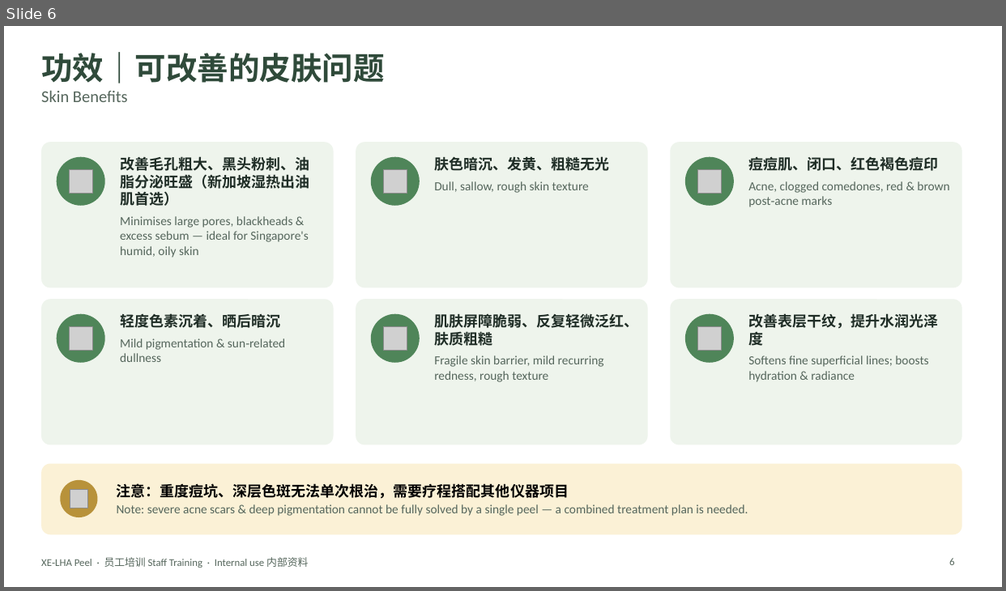
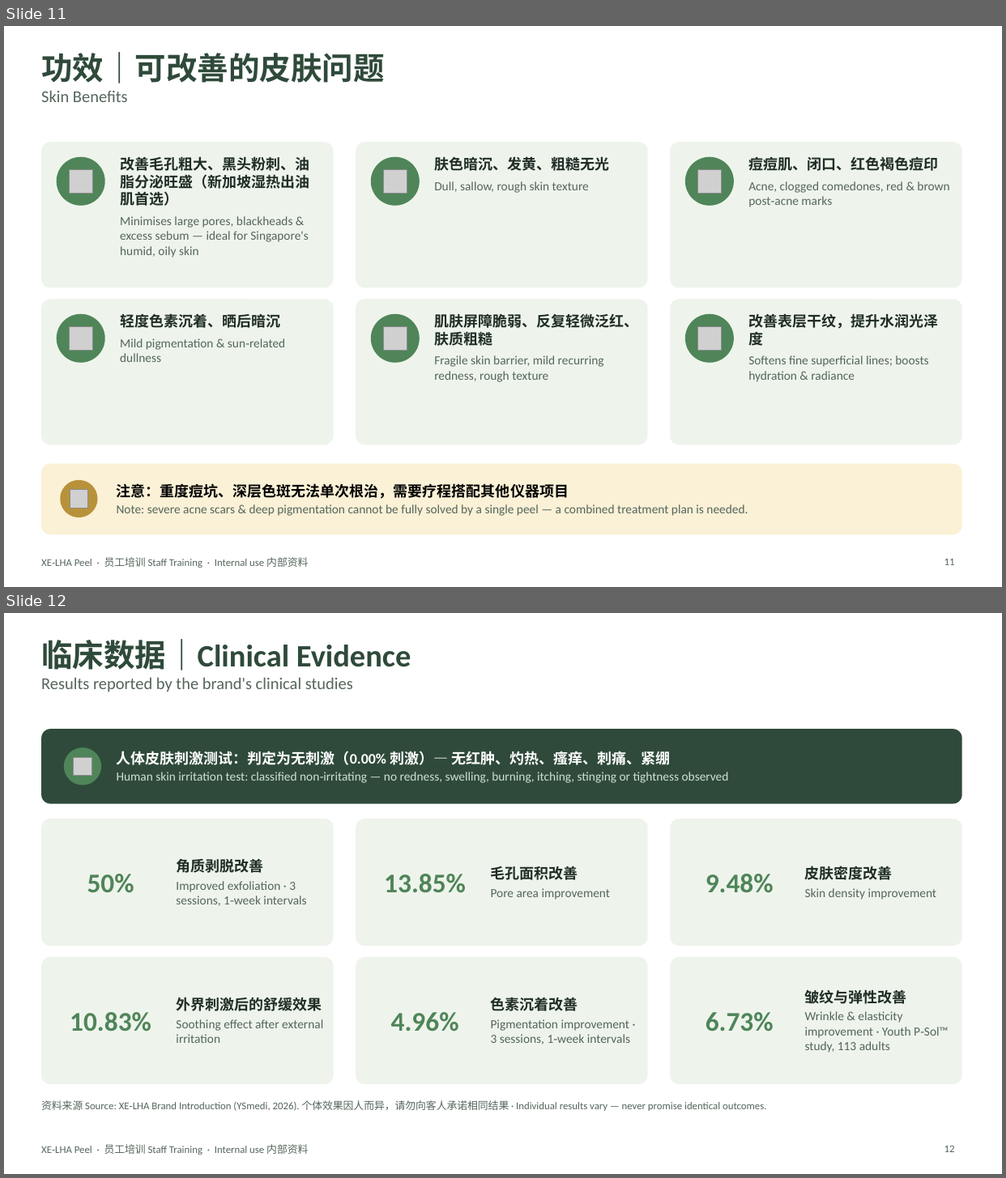
Before and after one commit to wanxinlee/cautious-computing-machine, a slide deck: XE-LHA-Peel-Staff-Training.pptx. Shown one above the other, each under a label of ours: slide 6 before the commit, slides 11 and 12 after it. The pictures are 1006x591 and 1006x1178 pixels, drawn with LibreOffice and Linux fonts; fonts in the diff are those of the drawing; grey boxes stand for pictures. Boxes give left, top, right and bottom in pixels: in the first picture for what was removed or moved away, otherwise in the second. Text is boxed around its words. In the diff, an @@ line names an element or a change of style, - is before the commit and + after.

```diff
--- a/XE-LHA-Peel-Staff-Training.pptx
+++ b/XE-LHA-Peel-Staff-Training.pptx
@@ slide 12 added at (x1=4, y1=613, x2=1002, y2=1174), background #FFFFFF; not listed: 1 template element that a slide beside it also shows @@
@@ title added at (x1=41, y1=639, x2=411, y2=692), 16 pt, text #55665C @@
+临床数据｜Clinical Evidence
+Results reported by the brand's clinical studies
@@ rounded rectangle added at (x1=41, y1=729, x2=962, y2=804), fill #2F4A3A @@
@@ ellipse added at (x1=64, y1=747, x2=101, y2=786), fill #4F8559 @@
@@ picture added at (x1=74, y1=757, x2=91, y2=776) @@
@@ text added at (x1=117, y1=751, x2=729, y2=783), 12 pt, text #CFE0D2 @@
+人体皮肤刺激测试：判定为无刺激（0.00% 刺激）— 无红肿、灼热、瘙痒、刺痛、紧绷
+Human skin irritation test: classified non‑irritating — no redness, swelling, burning, itching, stinging or tightness observed
@@ rounded rectangle added at (x1=41, y1=819, x2=334, y2=946), fill #EEF4EC @@
@@ rounded rectangle added at (x1=356, y1=819, x2=648, y2=946), fill #EEF4EC @@
@@ rounded rectangle added at (x1=671, y1=819, x2=962, y2=946), fill #EEF4EC @@
@@ text added at (x1=87, y1=874, x2=134, y2=893), 26 pt, text #4F8559, bold @@
+50%
@@ text added at (x1=176, y1=859, x2=306, y2=906), 12 pt, text #55665C @@
+角质剥脱改善
+Improved exfoliation · 3 sessions, 1‑week intervals
@@ text added at (x1=384, y1=874, x2=466, y2=892), 26 pt, text #4F8559, bold @@
+13.85%
@@ text added at (x1=491, y1=867, x2=610, y2=900), 12 pt, text #55665C @@
+毛孔面积改善
+Pore area improvement
@@ text added at (x1=705, y1=874, x2=774, y2=893), 26 pt, text #4F8559, bold @@
+9.48%
@@ text added at (x1=805, y1=866, x2=937, y2=900), 12 pt, text #55665C @@
+皮肤密度改善
+Skin density improvement
@@ rounded rectangle added at (x1=41, y1=957, x2=334, y2=1084), fill #EEF4EC @@
@@ rounded rectangle added at (x1=356, y1=957, x2=648, y2=1084), fill #EEF4EC @@
@@ rounded rectangle added at (x1=671, y1=957, x2=962, y2=1084), fill #EEF4EC @@
@@ text added at (x1=176, y1=997, x2=323, y2=1043), 12 pt, text #55665C @@
+外界刺激后的舒缓效果
+Soothing effect after external irritation
@@ text added at (x1=491, y1=997, x2=630, y2=1045), 12 pt, text #55665C @@
+色素沉着改善
+Pigmentation improvement · 3 sessions, 1‑week intervals
@@ text added at (x1=805, y1=990, x2=948, y2=1053), 12 pt, text #55665C @@
+皱纹与弹性改善
+Wrinkle & elasticity improvement · Youth P‑Sol™ study, 113 adults
@@ text added at (x1=70, y1=1012, x2=151, y2=1031), 26 pt, text #4F8559, bold @@
+10.83%
@@ text added at (x1=391, y1=1012, x2=459, y2=1032), 26 pt, text #4F8559, bold @@
+4.96%
@@ text added at (x1=705, y1=1012, x2=774, y2=1032), 26 pt, text #4F8559, bold @@
+6.73%
@@ text added at (x1=41, y1=1101, x2=766, y2=1111), 10 pt, text #55665C @@
+资料来源 Source: XE‑LHA Brand Introduction (YSmedi, 2026). 个体效果因人而异，请勿向客人承诺相同结果 · Individual results vary — never promise identical outcomes.
@@ page number added at (x1=944, y1=1145, x2=955, y2=1152), 10 pt, text #55665C @@
+12
@@ what was slide 6 is now slide 11 @@
@@ page number at (x1=944, y1=559, x2=955, y2=565): text changed @@
-6
+11
```
Also in this commit, not shown: 6 slides changed, 6 other slides added, 1 slide removed.
